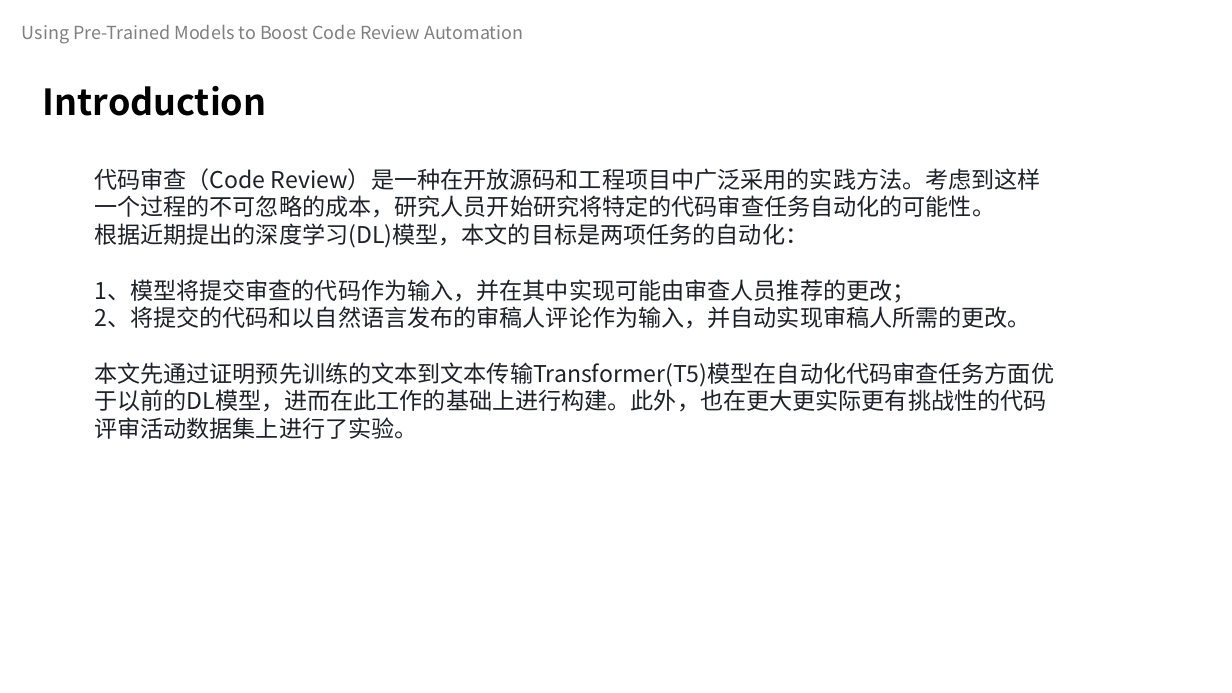
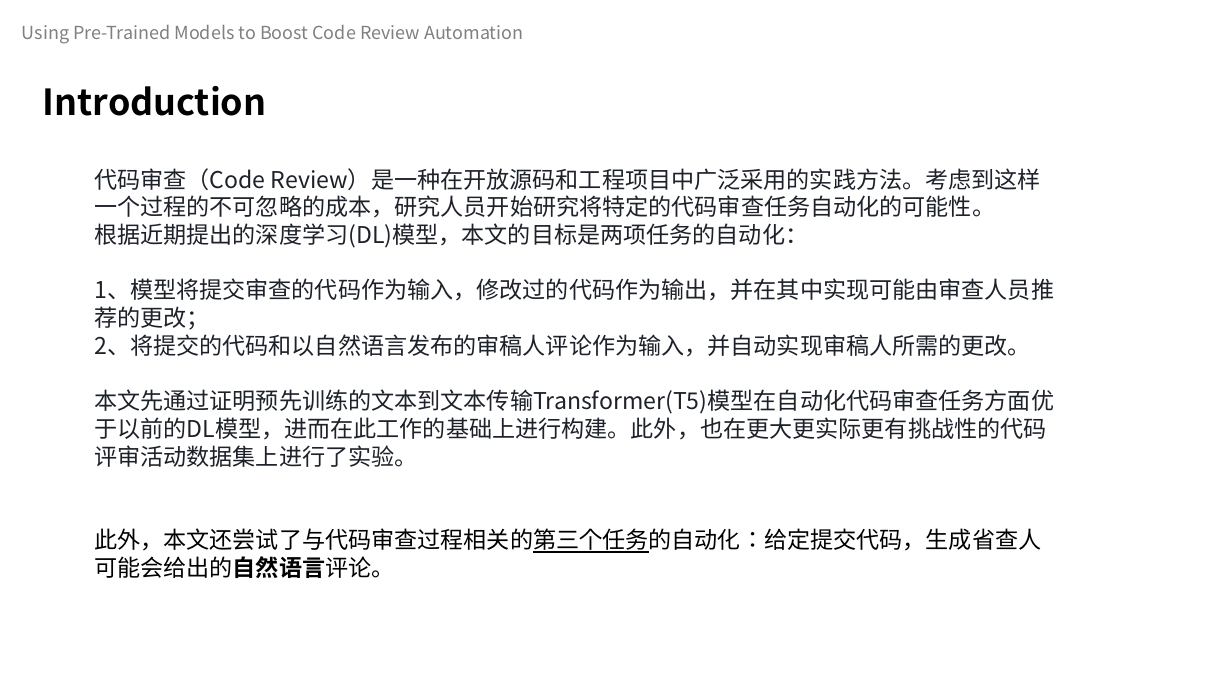
Before and after one commit to celeste-lingshi/Celeste, a slide deck: slide 2 of 汇报/软件测试展示_222126_项桂巳雨.pptx. Drawn at 1232x693 pixels with LibreOffice and Linux fonts; fonts in the diff are those of the drawing. Boxes give left, top, right and bottom in pixels: in the first picture for what was removed or moved away, otherwise in the second. Text is boxed around its words. In the diff, an @@ line names an element or a change of style, - is before the commit and + after.

```diff
--- a/汇报/软件测试展示_222126_项桂巳雨.pptx
+++ b/汇报/软件测试展示_222126_项桂巳雨.pptx
@@ text at (94,278,1054,330): text changed @@
-1、模型将提交审查的代码作为输入，并在其中实现可能由审查人员推荐的更改；
+1、模型将提交审查的代码作为输入，修改过的代码作为输出，并在其中实现可能由审查人员推荐的更改；
@@ text at (94,528,1041,578): paragraph added @@
+此外，本文还尝试了与代码审查过程相关的第三个任务的自动化：给定提交代码，生成省查人可能会给出的自然语言评论。
```
Also in this commit, not shown: 3 other slides changed, 8 slides added.
